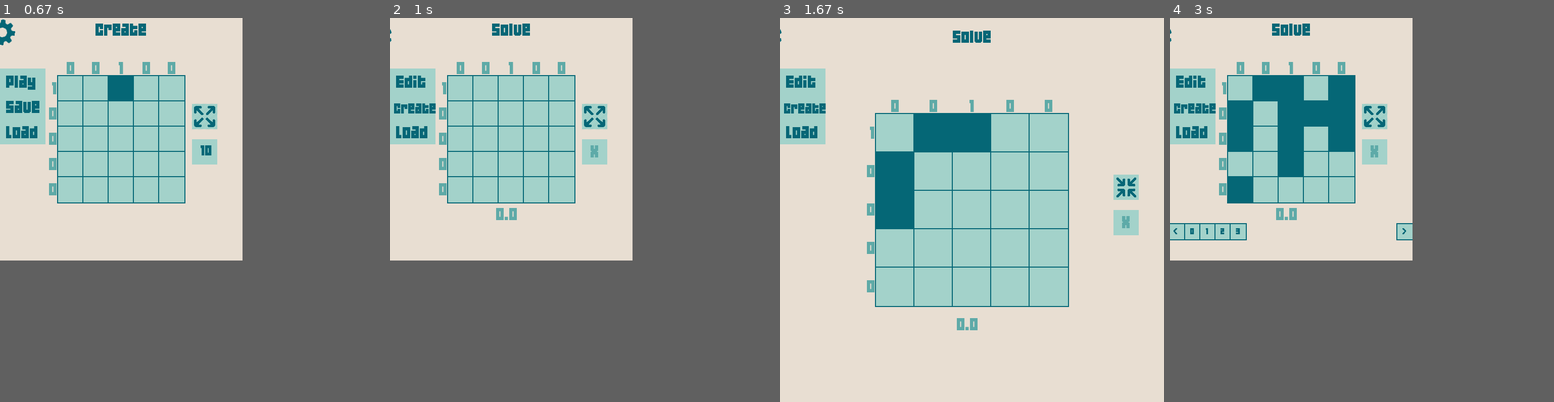
Above: before the commit, frames 1-4 (left to right).
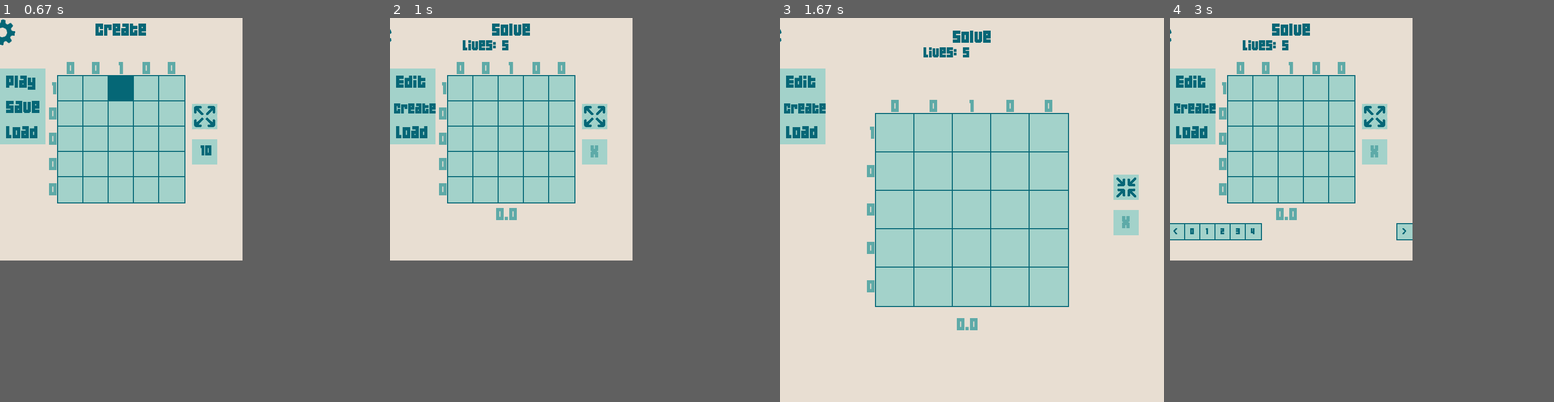
Above: after the commit, the same moments.

Repository: JoshuaHM-p4/pygame-picross
Game: pygame game, started from picross.py
Same seed, same stepped clock (60 frames per second), same inputs: the game is played once before the commit and once after it.
Inputs (mouse positions are in pixels of both pictures, inside the frame that each line leads up to):
- Up to frame 1 (0.67 s): press the mouse at (15, 33) at 0.37 s; move the mouse to (61, 56) at 0.47 s; release the mouse at (111, 75) at 0.6 s
- Up to frame 2 (1 s): click "Play" at 0.72 s
- Up to frame 3 (1.67 s): click (983, 117) at 1.05 s; press the mouse at (895, 210) at 1.37 s; move the mouse to (906, 175) at 1.47 s; release the mouse at (918, 137) at 1.6 s
- Up to frame 4 (3 s): press the mouse at (1362, 248) at 1.7 s; move the mouse to (1400, 186) at 1.8 s; release the mouse at (1434, 129) at 1.93 s; press the mouse at (1193, 133) at 2.03 s; move the mouse to (1346, 163) at 2.13 s; release the mouse at (1504, 198) at 2.27 s; press the mouse at (1342, 114) at 2.37 s; move the mouse to (1342, 125) at 2.47 s; release the mouse at (1346, 140) at 2.6 s; press the mouse at (1239, 190) at 2.7 s; move the mouse to (1300, 133) at 2.8 s; release the mouse at (1362, 75) at 2.93 s

Frame 1 is identical in both runs. In frame 2, 0.2% of the frame differs, in the area x 18-31%, y 5-9%; in frame 3, 4.0%; in frame 4, 5.3%, in the area x 15-49%, y 5-58%.

Commit message:
Add win/lose condition

Diff:
--- /dev/null
+++ b/comparison_test.py
@@ -0,0 +1,40 @@
+import  numpy as np
+from collections import Counter
+class node:
+    def __init__(self, node):
+        self.node = node
+
+    def __eq__(self, other_node):
+        return 'Wrong' if self.node == True and not other_node.node else self.node == other_node.node
+
+    def __repr__(self):
+        return str(int(self.node))
+
+class line:
+    def __init__(self, array):
+        self.array = np.array([node(i) for i in array])
+
+    def __eq__(self, other_array):
+        comparison = [p == h for p,h in zip(self.array, other_array.array)]
+        return(np.array(comparison, dtype = object))
+
+    def wrongs(self):
+        pass
+
+
+list1 = line([0,1,0,1,1]) # Player's Grid
+list2 = line([0,1,1,0,1]) # Hidden Grid to be guessed
+print(list1.array)
+print(list2.array)
+
+### comparison should be [True, True, False, (True, True), True]
+comparison = list1 == list2
+print(comparison, '\n')
+
+### count should be Counter({True: x, 'Wrong': y})
+count = Counter(comparison)
+# print(count)
+print(count.get('Wrong')) # can return None if 'Wrong' not in count
+
+### comparison.all() should be True if all of node's condition from comparison are true
+print(comparison.all())
--- a/grid.py
+++ b/grid.py
@@ -112,6 +112,9 @@
         """ Grid array in pixel-state form (1s and 0s)  """
         return(np.array([[pixel.state for pixel in row] for row in self.grid]))
 
-    def __eq__(self, grid):
-        comparison = self.grid_states() == grid.grid_states()
-        return comparison.all()
+    def __eq__(self, second_grid):
+        comparison = [p == h for pgrid,hgrid in zip(self.grid, second_grid.grid) for p,h in zip(pgrid,hgrid)]
+        return np.array(comparison, dtype = object)
+
+    def compare(self, second_grid):
+        self.grid
--- a/picross.py
+++ b/picross.py
@@ -1,8 +1,10 @@
 import pygame, sys, os
+from collections import Counter
+
 
 author = 'JoshuaHM-p4'
 # WIP Checklist
-# Lose condition
+# Lose Condition
 # Deleting Editing Levels
 
 def settings_animation(surface, pos):
@@ -15,15 +17,20 @@
     return surface
 
 def top_text(message: str):
-    game_text = game_font.render(message, True, color_dark)
-    text_rect = game_text.get_rect(center = (screen_width//2,screen_height//20))
-    screen.blit(game_text, text_rect)
+    message_text = game_font.render(message, True, color_dark)
+    text_rect = message_text.get_rect(center = (screen_width//2,screen_height//20))
+    screen.blit(message_text, text_rect)
 
 def bottom_text(message: str):
     message_text = game_font.render(str(message), True, color_dark)
     message_rect = message_text.get_rect(center = (screen_width//2 - len(message)//2, int(screen_height*0.95)))
     screen.blit(message_text, message_rect)
 
+def live_count(lives):
+    message_text = game_font_s.render('Lives: '+ str(lives), True, color_dark)
+    message_rect = message_text.get_rect(center = (screen_width//2 - 50, screen_width//20 + 30))
+    screen.blit(message_text, message_rect)
+
 class GameState:
     resized = False
     menu_visible = False
@@ -37,7 +44,7 @@
     message_timer = 0
 
     cross = False
-    timer_started = False
+    solving = False
     start_time = 0
     passed_time = 0
 
@@ -93,6 +100,10 @@
                         self.player_grid.reposition_grid()
                         self.just_loaded = True
                         self.message_timer = 100
+                        if self.player_grid.grid_states().any():
+                            self.solving = True
+                            if self.solving:
+                                self.start_time = pygame.time.get_ticks()
                 elif event.button == 4 and self.load_icons_visible: grids_manager.move_left()
                 elif event.button == 5 and self.load_icons_visible: grids_manager.move_right()
                 else:
@@ -163,10 +174,11 @@
                 if resize_rect.collidepoint(pos):
                     self.resized = not self.resized
                     self.resize_everything()
-                if not self.cross:
-                    self.player_grid.change_pixel(pos,'fill')
-                if self.cross:
-                    self.player_grid.change_pixel(pos, 'cross')
+                if self.solving:
+                    if not self.cross:
+                        self.player_grid.change_pixel(pos,'fill')
+                    if self.cross:
+                        self.player_grid.change_pixel(pos, 'cross')
             if event.type == pygame.MOUSEBUTTONDOWN:
                 if event.button == 1:
                     if cross_rect.collidepoint(pos):
@@ -193,15 +205,15 @@
                         self.player_grid.reposition_grid()
                         self.just_loaded = True
                         self.message_timer = 100
-                        self.timer_started = True
-                        if self.timer_started:
+                        self.solving = True
+                        if self.solving:
                             self.start_time = pygame.time.get_ticks()
                 elif event.button == 4 and self.load_icons_visible: grids_manager.move_left()
                 elif event.button == 5 and self.load_icons_visible: grids_manager.move_right()
                 else:
                     self.menu_visible = False
                     self.load_icons_visible = False
-            if self.cross and pygame.mouse.get_pressed()[2]:
+            if self.cross and pygame.mouse.get_pressed()[2] and self.solving:
                 self.player_grid.change_pixel(pos,'uncross')
 
 
@@ -246,12 +258,19 @@
             self.just_loaded = False
 
         # < Timer > #
-        if self.timer_started:
+        if self.solving:
             self.passed_time = pygame.time.get_ticks() - self.start_time
         time_text = game_font.render(str(self.passed_time/1000), True, color_mid)
         screen.blit(time_text, (screen_width//2 -30, int(screen_height* 0.78)))
-        if self.player_grid == self.hidden_grid:
-            self.timer_started = False
+
+        # < Win/Lose condition >
+        comparison = self.player_grid == self.hidden_grid
+        lives = 5 - Counter(comparison).get('Wrong', 0) # 5 - no.of wrongs
+        live_count(lives)
+
+        if comparison.all() or lives <= 0:
+            self.solving = False
+
         pygame.display.update()
         #########################################################################
 
--- a/pixel.py
+++ b/pixel.py
@@ -58,3 +58,7 @@
 
     def __repr__(self):
         return str(int(self.state))
+
+    def __eq__(self, p2):
+        # 'Wrong' if the player fills a pixel where it shouldn't be
+        return 'Wrong' if self.state and not p2.state else self.state == p2.state
Binary file added: grids/Grid_04.npy
